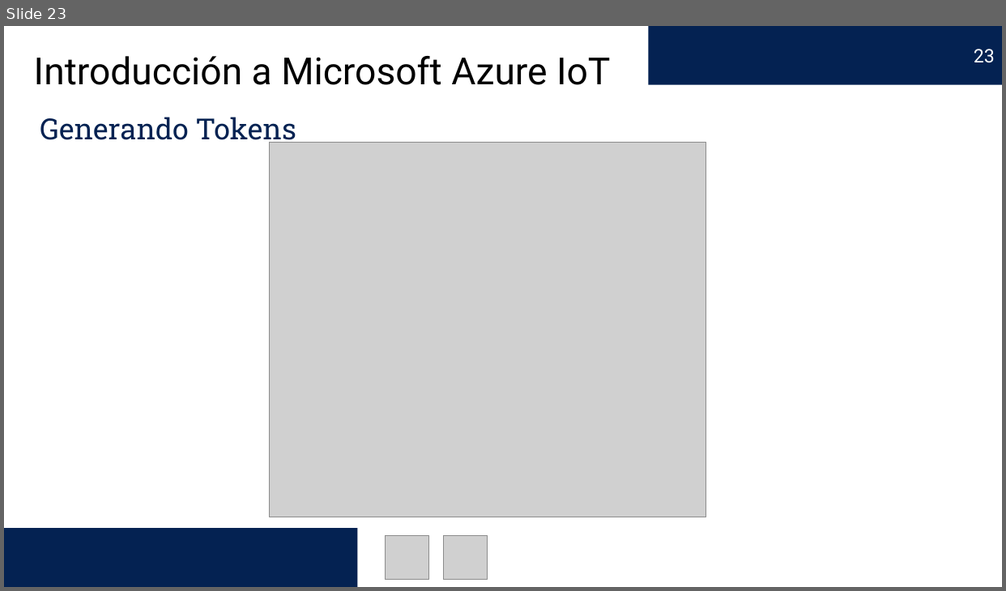
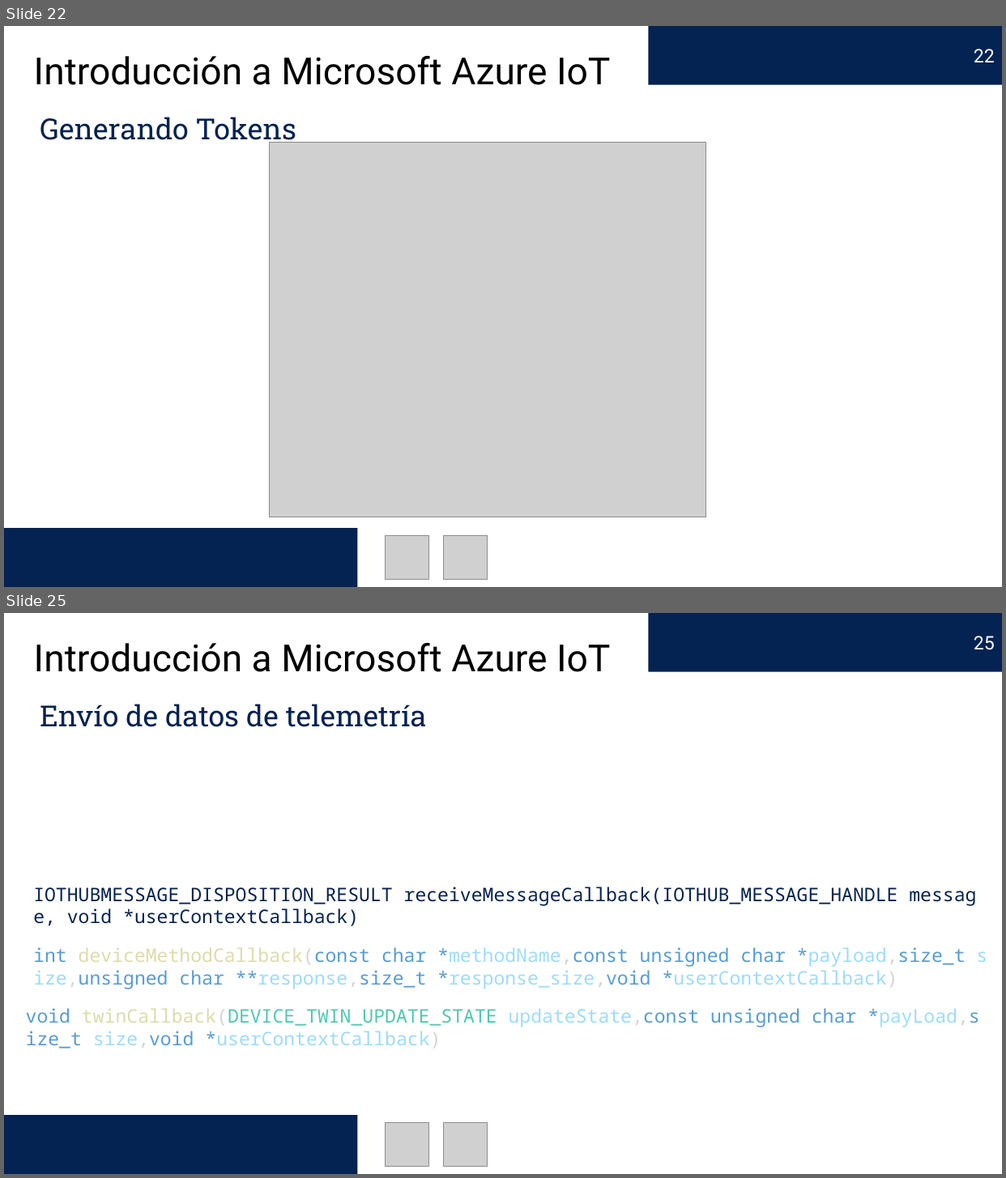
Before and after one commit to edercarmona/AzureIoT, a slide deck: Introducción a Microsoft Azure IoT.pptx. Shown one above the other, each under a label of ours: slide 23 before the commit, slides 22 and 25 after it; the slides between them are not shown. The pictures are 1006x591 and 1006x1178 pixels, drawn with LibreOffice and Linux fonts; fonts in the diff are those of the drawing; grey boxes stand for pictures. Boxes give left, top, right and bottom in pixels: in the first picture for what was removed or moved away, otherwise in the second. Text is boxed around its words. In the diff, an @@ line names an element or a change of style, - is before the commit and + after.

```diff
--- a/Introducción a Microsoft Azure IoT.pptx
+++ b/Introducción a Microsoft Azure IoT.pptx
@@ slide 25 added at [4, 613, 1002, 1174], background #FFFFFF @@
@@ page number added at [649, 613, 1002, 672], fill #042252, 18 pt, text #FFFFFF @@
+25
@@ text added at [34, 643, 610, 672], 36 pt, text #000000 @@
+Introducción a Microsoft Azure IoT
@@ text added at [40, 704, 427, 727], 28 pt, text #042252 @@
+Envío de datos de telemetría
@@ text added at [33, 887, 898, 926], 18 pt, text #042252 @@
+IOTHUBMESSAGE_DISPOSITION_RESULT receiveMessageCallback(IOTHUB_MESSAGE_HANDLE message, void *userContextCallback)
@@ text added at [33, 948, 965, 989], 18 pt, text #569CD6 @@
+int deviceMethodCallback(const char *methodName,const unsigned char *payload,size_t size,unsigned char **response,size_t *response_size,void *userContextCallback)
@@ text added at [26, 1008, 980, 1049], 18 pt, text #9CDCFE @@
+void twinCallback(DEVICE_TWIN_UPDATE_STATE updateState,const unsigned char *payLoad,size_t size,void *userContextCallback)
@@ rectangle added at [4, 1115, 357, 1174], fill #042252 @@
@@ picture added at [385, 1122, 429, 1167] @@
@@ picture added at [444, 1122, 488, 1167] @@
@@ what was slide 23 is now slide 22 @@
@@ page number at [974, 49, 995, 62]: text changed @@
-23
+22
```
Also in this commit, not shown: 7 slides changed, 1 other file.
